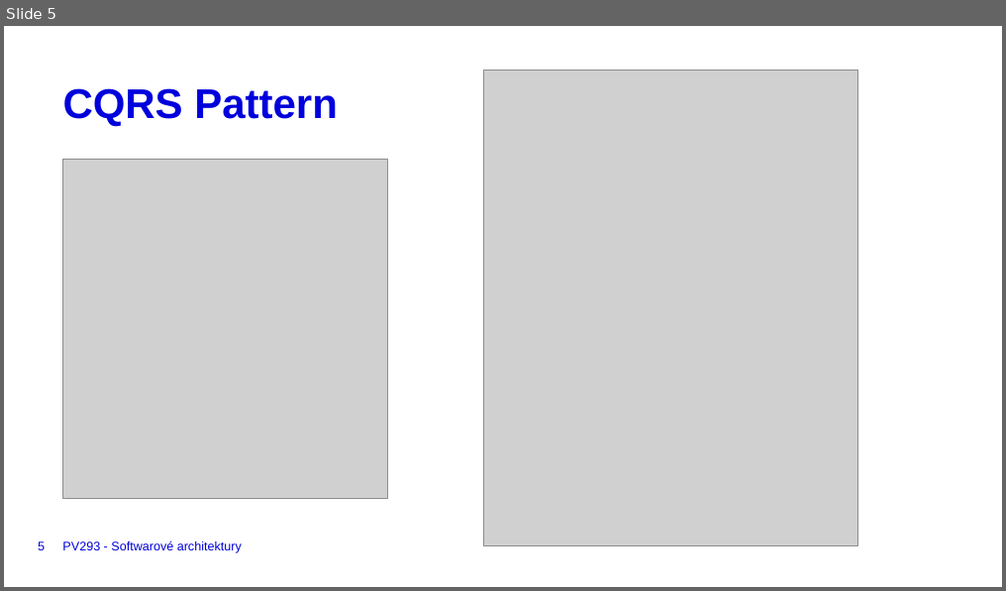
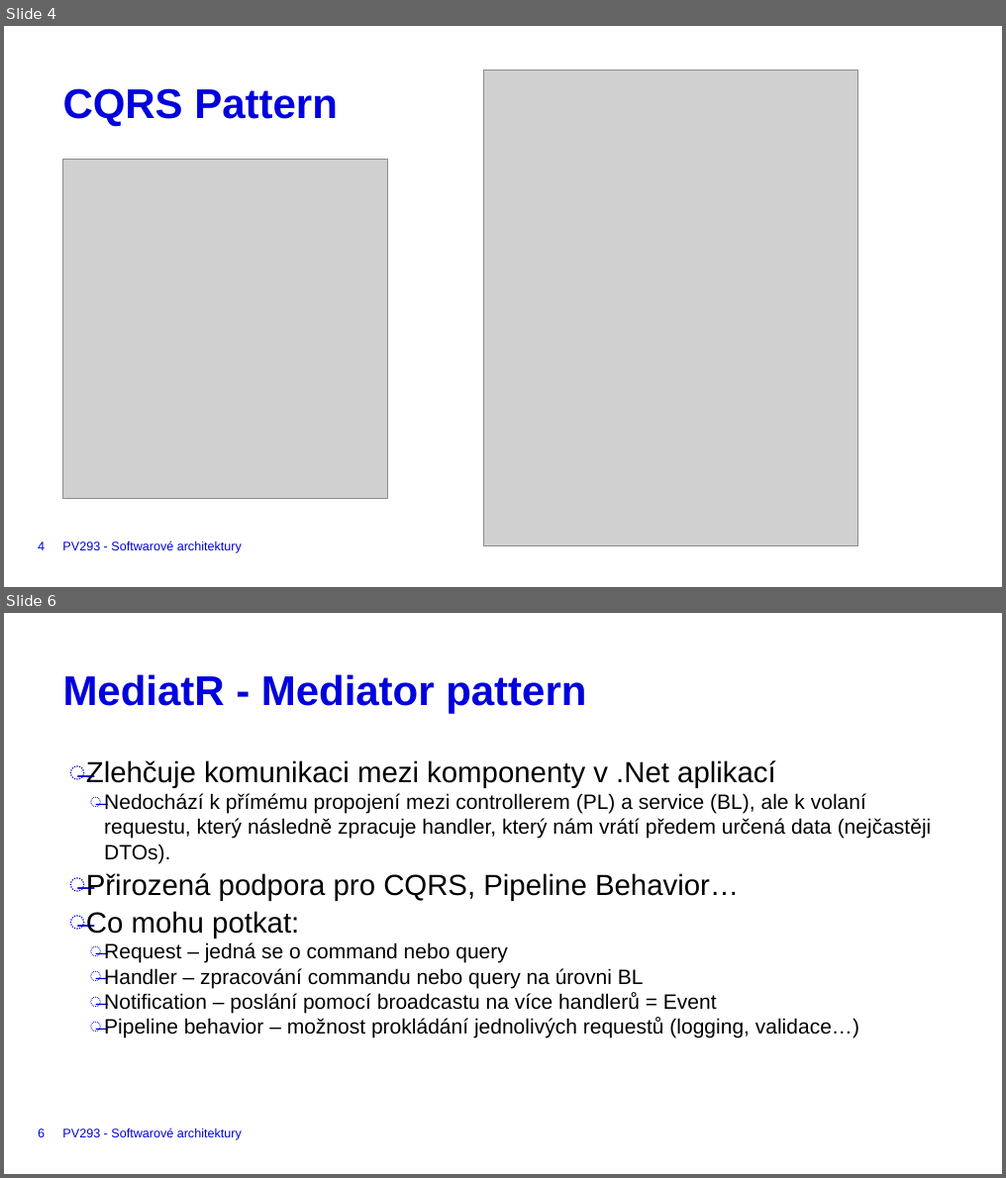
Before and after one commit to Jatasi98/PV293-Seminar, a slide deck: Presentations/Presentation07.pptx. Shown one above the other, each under a label of ours: slide 5 before the commit, slides 4 and 6 after it; the slides between them are not shown. The pictures are 1006x591 and 1006x1178 pixels, drawn with LibreOffice and Linux fonts; fonts in the diff are those of the drawing; grey boxes stand for pictures; background and template pictures are left out. Boxes give left, top, right and bottom in pixels: in the first picture for what was removed or moved away, otherwise in the second. Text is boxed around its words. In the diff, an @@ line names an element or a change of style, - is before the commit and + after.

```diff
--- a/Presentations/Presentation07.pptx
+++ b/Presentations/Presentation07.pptx
@@ slide 6 added at bbox=[4, 613, 1002, 1174], background #FFFFFF @@
@@ title added at bbox=[63, 674, 586, 713], 40 pt, text #0000DC, bold @@
+MediatR - Mediator pattern
@@ text added at bbox=[68, 761, 932, 1039], 20 pt, text #000000 @@
+̶ Zlehčuje komunikaci mezi komponenty v .Net aplikací
+  ̶ Nedochází k přímému propojení mezi controllerem (PL) a service (BL), ale k volaní requestu, který následně zpracuje handler, který nám vrátí předem určená data (nejčastěji DTOs).
+̶ Přirozená podpora pro CQRS, Pipeline Behavior…
+̶ Co mohu potkat:
+  ̶ Request – jedná se o command nebo query
+  ̶ Handler – zpracování commandu nebo query na úrovni BL
+  ̶ Notification – poslání pomocí broadcastu na více handlerů = Event
+  ̶ Pipeline behavior – možnost prokládání jednolivých requestů (logging, validace…)
@@ page number added at bbox=[38, 1129, 45, 1138], 12 pt, text #0000DC @@
+6
@@ text added at bbox=[62, 1128, 242, 1141], 12 pt, text #0000DC @@
+PV293 - Softwarové architektury
@@ what was slide 5 is now slide 4 @@
@@ page number at bbox=[38, 542, 45, 551]: text changed @@
-5
+4
```
Also in this commit, not shown: 1 slide changed, 2 other files.
